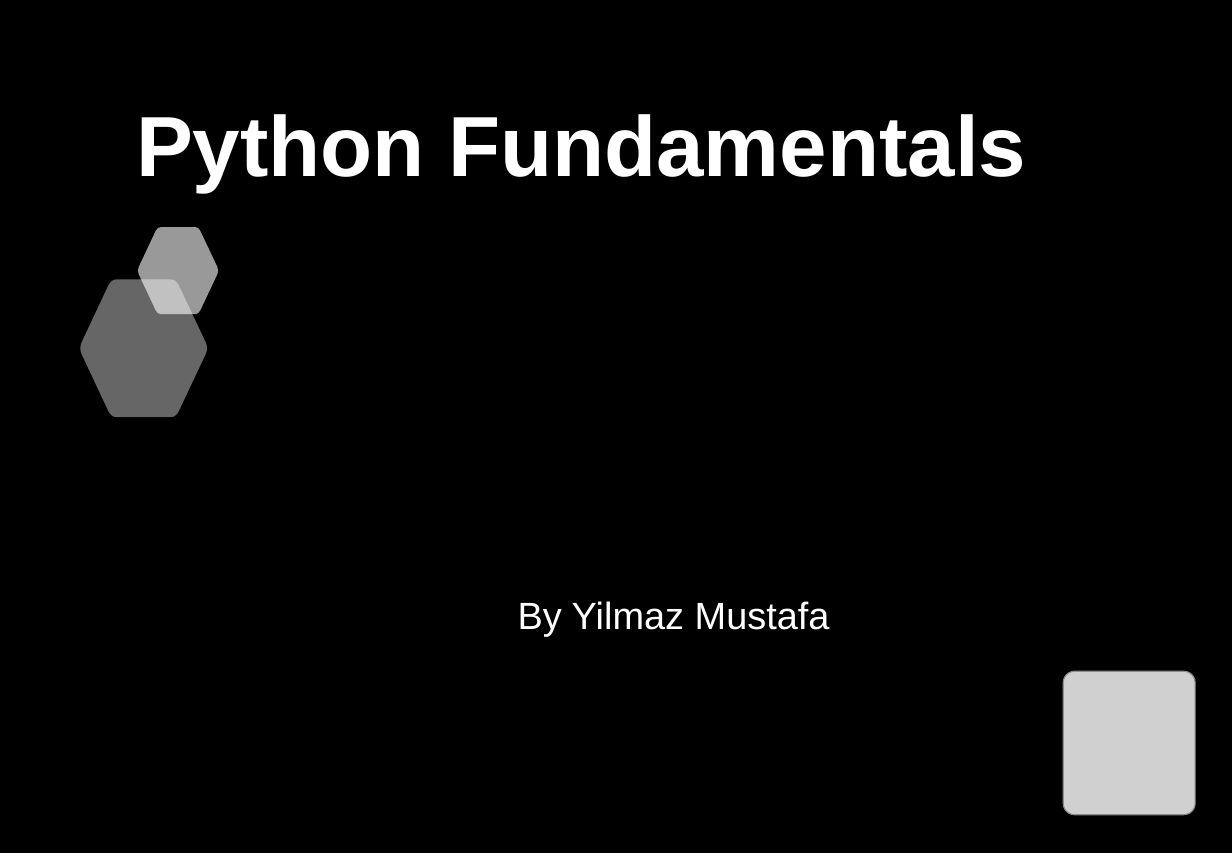
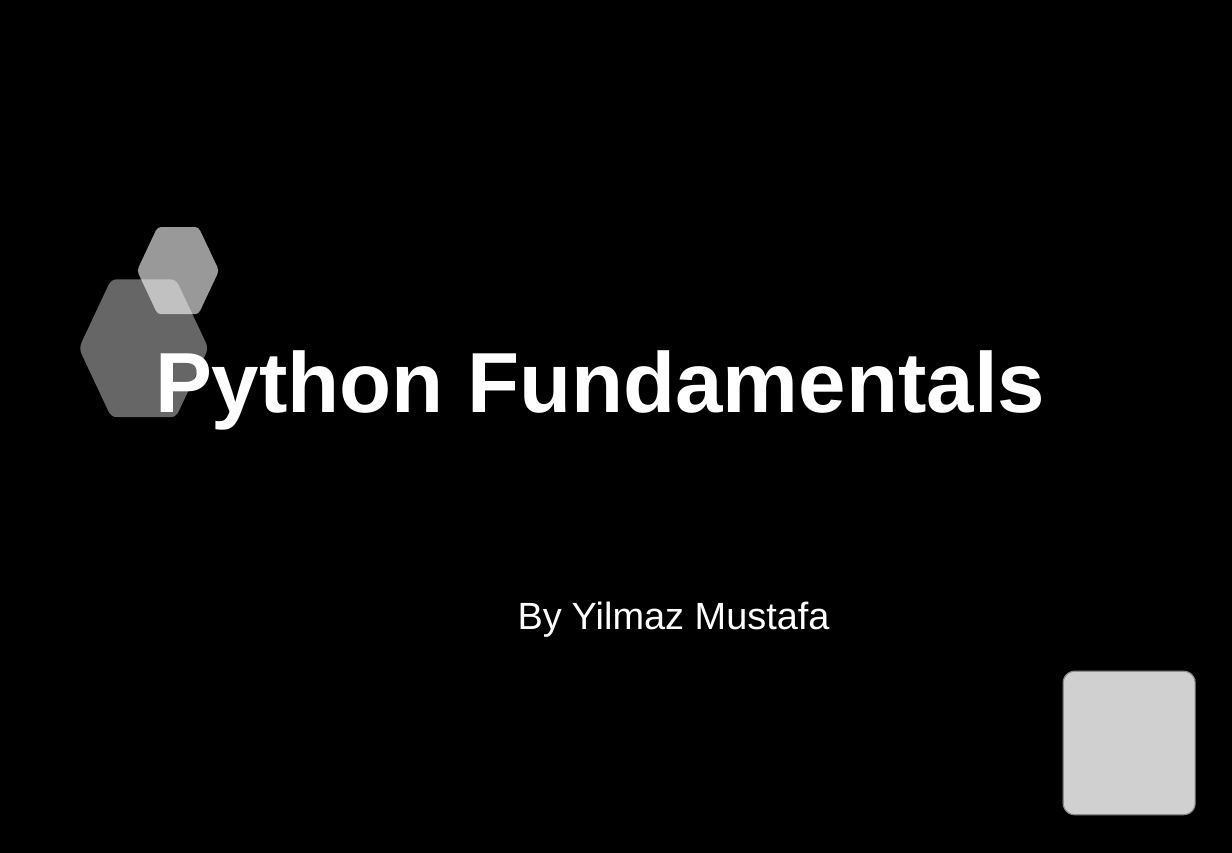
Before and after one commit to yilmazchef/python-notebooks, a slide deck: slide 1 of Presentations/Nederlands/04 - Methoden en Functies.pptx. Drawn at 1232x853 pixels with LibreOffice and Linux fonts; fonts in the diff are those of the drawing; grey boxes stand for pictures; background and template pictures are left out. Boxes give left, top, right and bottom in pixels: in the first picture for what was removed or moved away, otherwise in the second. Text is boxed around its words. In the diff, an @@ line names an element or a change of style, - is before the commit and + after.

```diff
--- a/Presentations/Nederlands/04 - Methoden en Functies.pptx
+++ b/Presentations/Nederlands/04 - Methoden en Functies.pptx
@@ title "Python Fundamentals" rewrapped from (136, 114, 1026, 191) to (155, 344, 1045, 427) @@
```
Also in this commit, not shown: 58 other slides changed, 26 other files.
